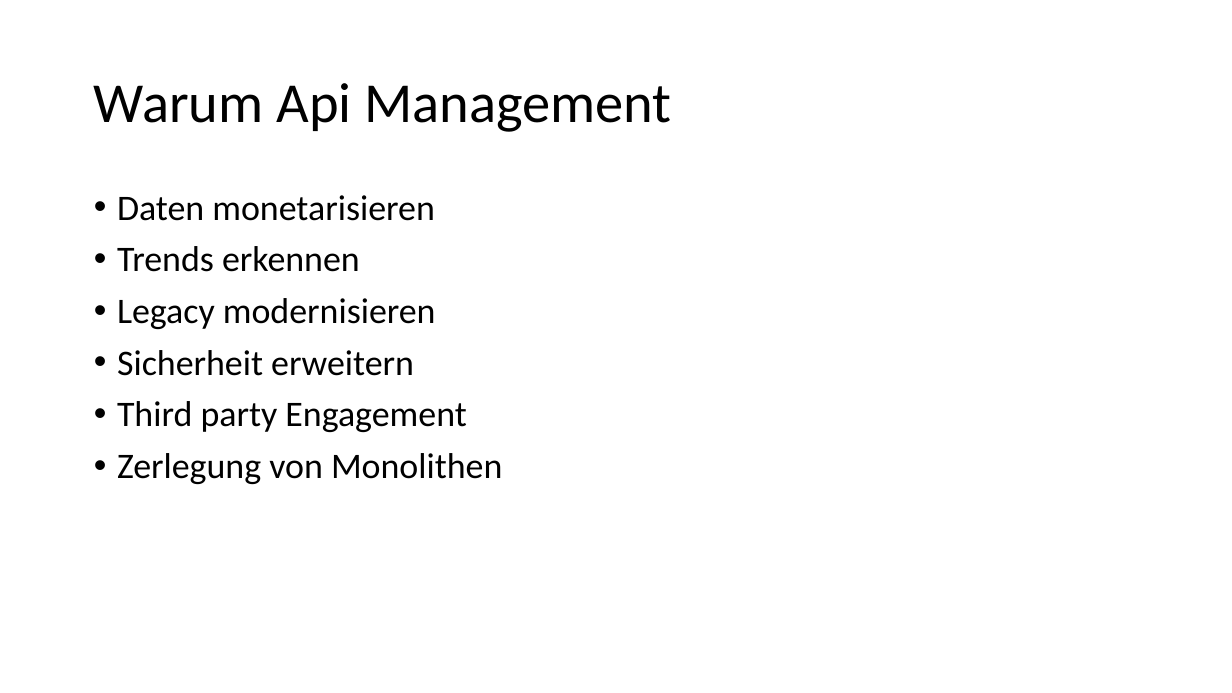
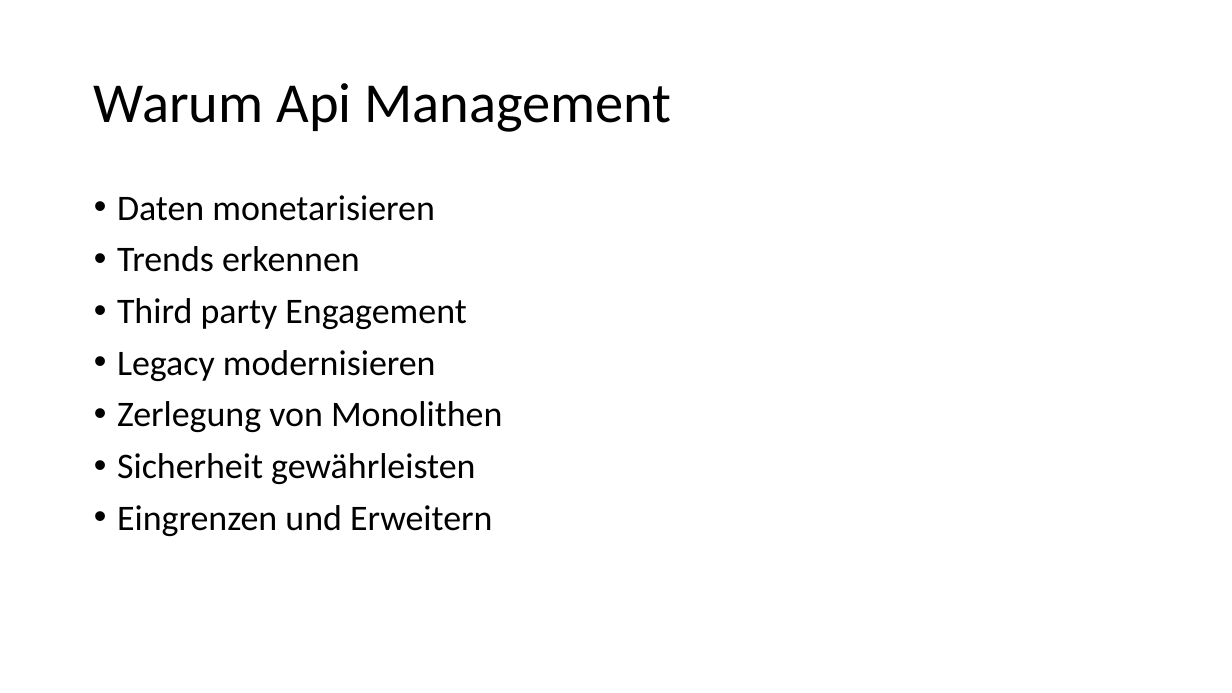
Before and after one commit to danielwagn3r/apimgmt-workshop, a slide deck: slide 8 of API Management.pptx (slide 5 before the commit). Drawn at 1232x693 pixels with LibreOffice and Linux fonts; fonts in the diff are those of the drawing. Boxes give left, top, right and bottom in pixels: in the first picture for what was removed or moved away, otherwise in the second. Text is boxed around its words. In the diff, an @@ line names an element or a change of style, - is before the commit and + after.

Commit message:
Update slides Add REST Http file with requests for Azure-Api-Management Add Swagger generated documentation

```diff
--- a/API Management.pptx
+++ b/API Management.pptx
@@ text at (117, 298, 466, 329): paragraph added @@
+• Third party Engagement
@@ text at (117, 350, 466, 432): paragraphs removed @@
-• Sicherheit erweitern
-• Third party Engagement
@@ text at (117, 453, 493, 536): paragraphs added @@
+• Sicherheit gewährleisten
+• Eingrenzen und Erweitern
```
Also in this commit, not shown: 2 other slides changed, 6 slides added, 1 slide removed, 2 other files.
